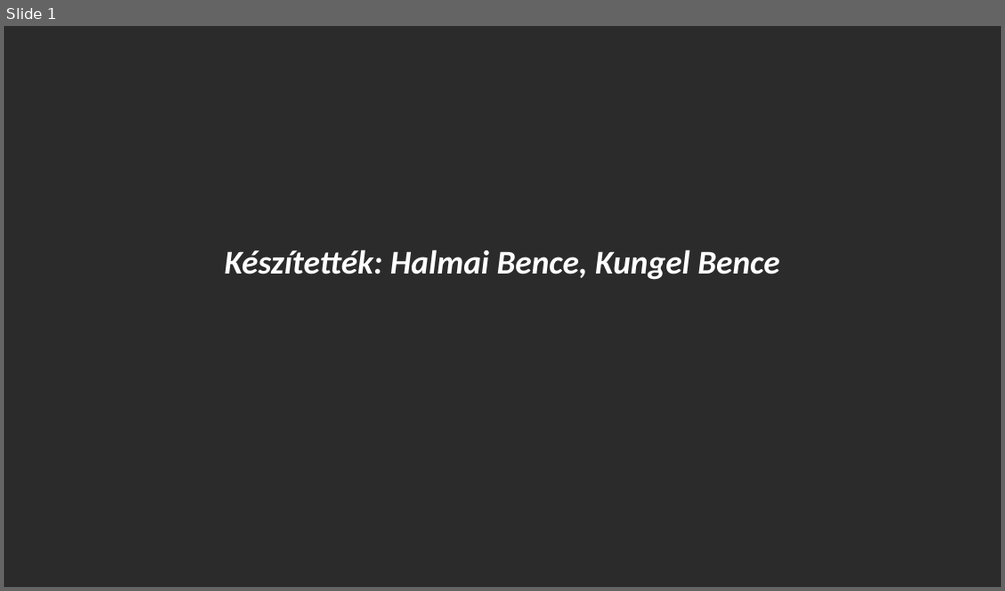
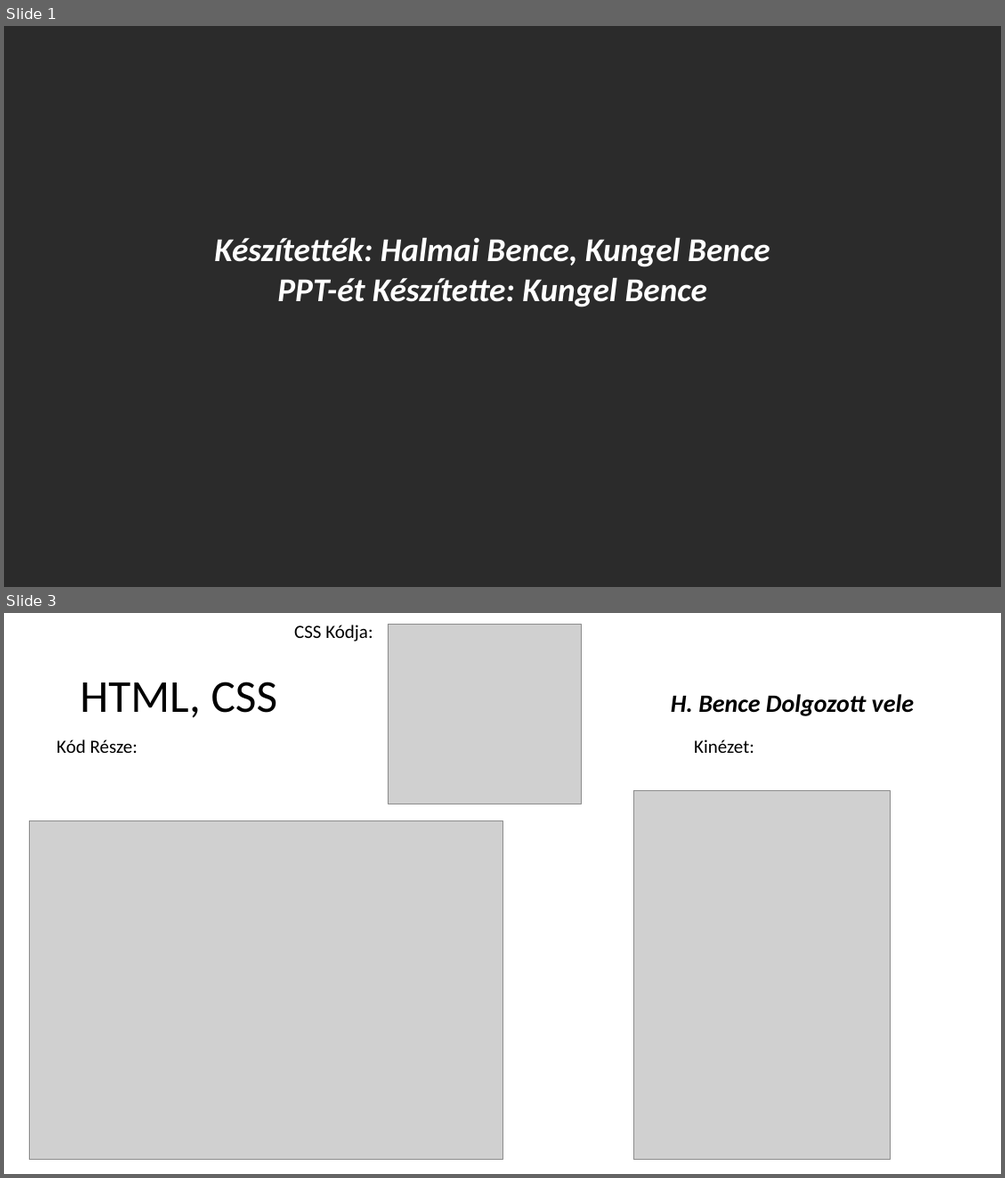
Before and after one commit to Hbence10/algoritmus-projekt, a slide deck: munkamenet.pptx. Shown one above the other, each under a label of ours: slide 1 before the commit, slides 1 and 3 after it; the slides between them are not shown. The pictures are 1005x591 and 1005x1178 pixels, drawn with LibreOffice and Linux fonts; fonts in the diff are those of the drawing; grey boxes stand for pictures; background and template pictures are left out; a plain dark background stands for a picture behind light text. Boxes give left, top, right and bottom in pixels: in the first picture for what was removed or moved away, otherwise in the second. Text is boxed around its words. In the diff, an @@ line names an element or a change of style, - is before the commit and + after.

```diff
--- a/munkamenet.pptx
+++ b/munkamenet.pptx
@@ slide 3 added at <box>4,613,1001,1174</box>, background #FFFFFF @@
@@ text added at <box>294,625,372,641</box>, 18 pt, text #000000 @@
+CSS Kódja:
@@ picture added at <box>388,625,581,803</box> @@
@@ title added at <box>80,682,914,718</box>, 24 pt, text #000000, bold, italic @@
+HTML, CSS H. Bence Dolgozott vele
@@ text added at <box>57,739,754,753</box>, 18 pt, text #000000 @@
+Kód Része: Kinézet:
@@ picture added at <box>633,790,890,1159</box> @@
@@ picture added at <box>30,821,502,1159</box> @@
@@ slide 1 changed as well @@
@@ text "Készítették: Halmai Bence, Kungel Bence": place and size @@
-text "Készítették: Halmai Bence, Kungel Bence" at <box>225,249,779,280</box>
+text "Készítették: Halmai Bence, Kungel Bence" at <box>214,237,769,307</box>
@@ text at <box>277,277,707,307</box>: paragraph added @@
+PPT-ét Készítette: Kungel Bence
```
Also in this commit, not shown: 1 other slide changed, 4 other slides added, 2 other files.
